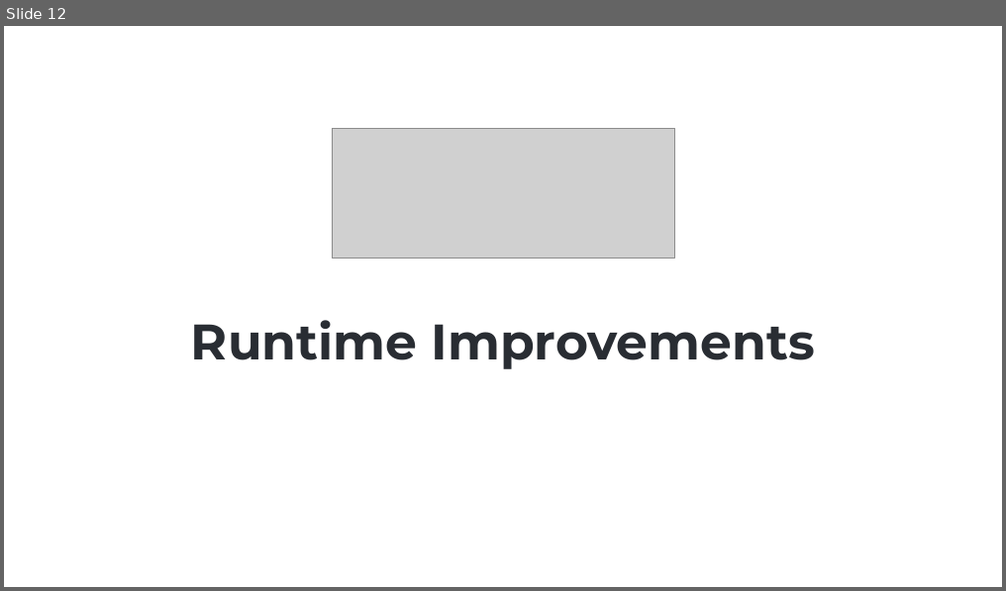
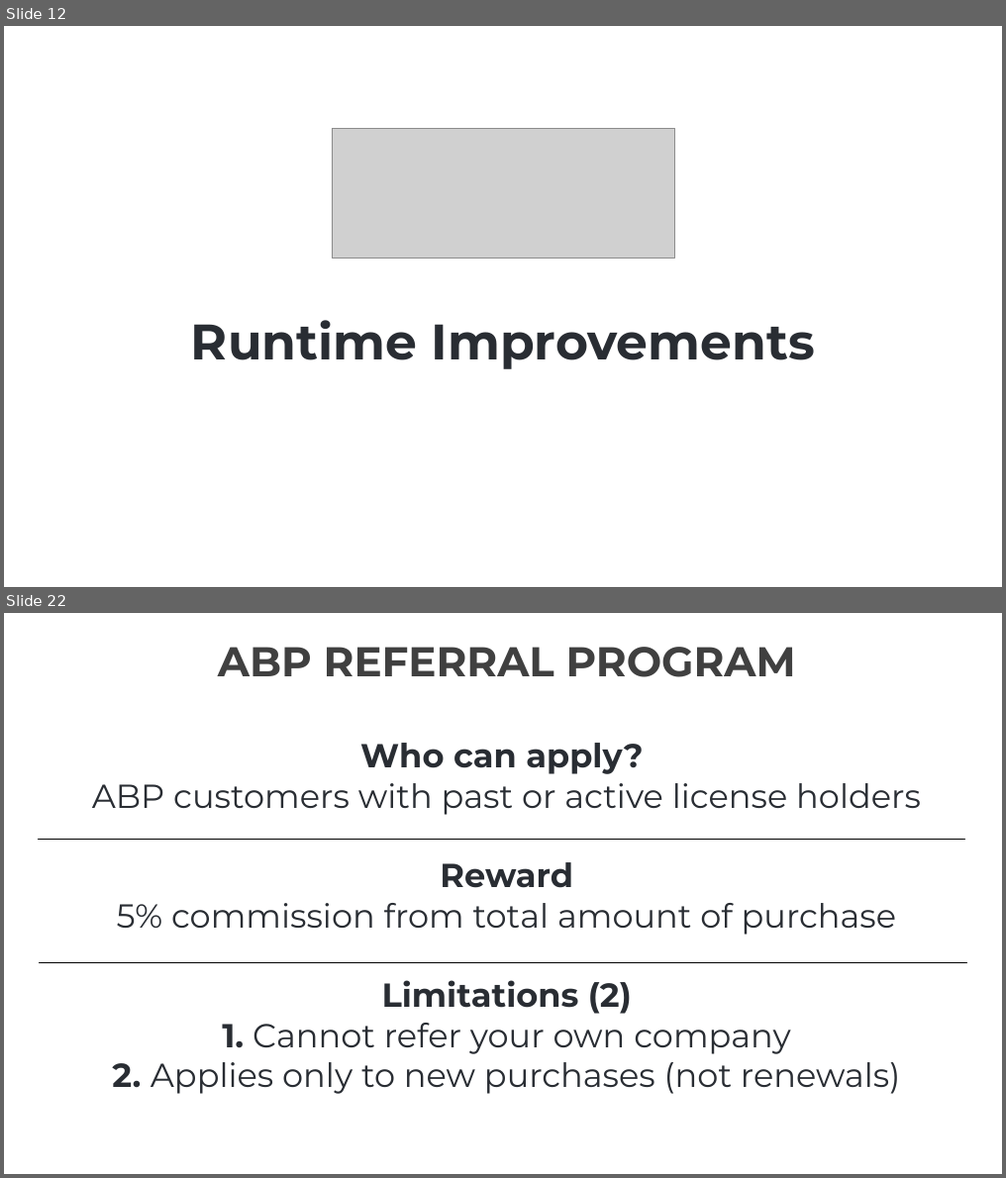
Before and after one commit to ebicoglu/presentations, a slide deck: abp-community-talks-2025.09.pptx. Shown one above the other, each under a label of ours: slide 12 before the commit, slides 12 and 22 after it; the slides between them are not shown. The pictures are 1006x591 and 1006x1178 pixels, drawn with LibreOffice and Linux fonts; fonts in the diff are those of the drawing; grey boxes stand for pictures; background and template pictures are left out. Boxes give left, top, right and bottom in pixels: in the first picture for what was removed or moved away, otherwise in the second. Text is boxed around its words. In the diff, an @@ line names an element or a change of style, - is before the commit and + after.

```diff
--- a/abp-community-talks-2025.09.pptx
+++ b/abp-community-talks-2025.09.pptx
@@ slide 22 added at (x1=4, y1=613, x2=1002, y2=1174), background picture (left out) @@
@@ text added at (x1=92, y1=647, x2=921, y2=1094), 32 pt, text #292D33 @@
+ABP REFERRAL PROGRAM
+Who can apply?
+ABP customers with past or active license holders
+Reward
+5% commission from total amount of purchase
+Limitations (2)
+1. Cannot refer your own company
+2. Applies only to new purchases (not renewals)
@@ line added from (37, 839) to (965, 839), #000000 0.75 pt @@
@@ line added from (40, 963) to (967, 963), #000000 0.75 pt @@
```
Also in this commit, not shown: 17 slides changed, 1 other slide added, 1 slide removed.
